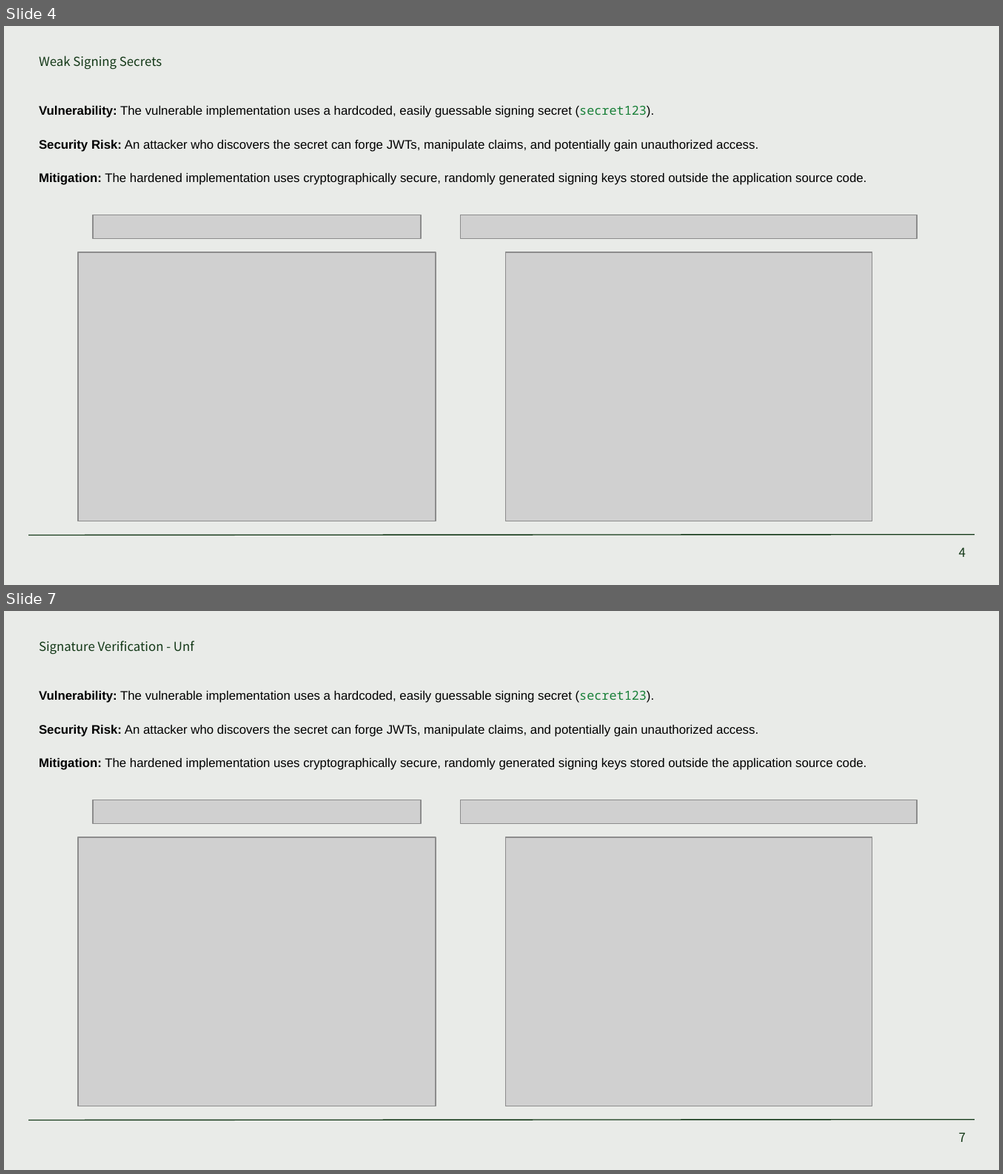
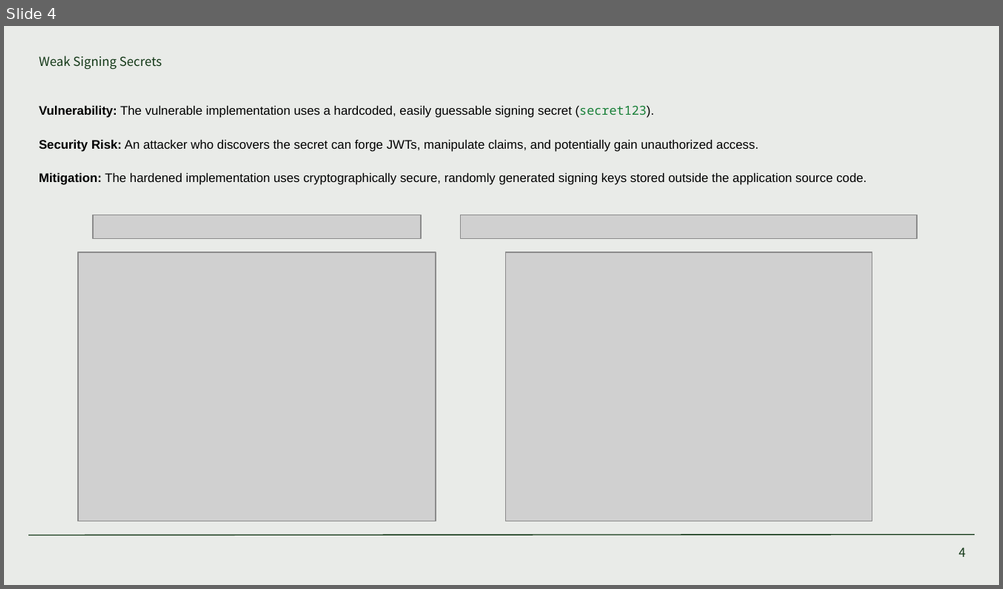
Before and after one commit to sbeveridge12/JWT-Hardening-and-Token-Security, a slide deck: Powerpoint/JWT Hardening and Token Security.pptx. Shown one above the other, each under a label of ours: slides 4 and 7 before the commit, slide 4 after it; the slides between them are not shown. The pictures are 1003x1174 and 1003x589 pixels, drawn with LibreOffice and Linux fonts; fonts in the diff are those of the drawing; grey boxes stand for pictures. Boxes give left, top, right and bottom in pixels: in the first picture for what was removed or moved away, otherwise in the second. Text is boxed around its words. In the diff, an @@ line names an element or a change of style, - is before the commit and + after.

Commit message:
Finished project + unsigned token forger

```diff
--- a/Powerpoint/JWT Hardening and Token Security.pptx
+++ b/Powerpoint/JWT Hardening and Token Security.pptx
@@ slide 7 removed at (x1=4, y1=611, x2=999, y2=1170), background #E9EBE8; not listed: 1 template element that a slide beside it also shows @@
@@ subtitle removed at (x1=39, y1=641, x2=194, y2=654) @@
-Signature Verification - Unf
@@ text removed at (x1=39, y1=690, x2=866, y2=770) @@
-Vulnerability: The vulnerable implementation uses a hardcoded, easily guessable signing secret (secret123).
-Security Risk: An attacker who discovers the secret can forge JWTs, manipulate claims, and potentially gain unauthorized access.
-Mitigation: The hardened implementation uses cryptographically secure, randomly generated signing keys stored outside the application source code.
@@ picture removed at (x1=93, y1=800, x2=421, y2=824) @@
@@ picture removed at (x1=461, y1=800, x2=917, y2=824) @@
@@ picture removed at (x1=77, y1=837, x2=435, y2=1106) @@
@@ picture removed at (x1=505, y1=837, x2=871, y2=1106) @@
@@ page number removed at (x1=959, y1=1133, x2=965, y2=1142) @@
-7
```
Also in this commit, not shown: 5 slides added, 3 other slides removed, 14 other files.
